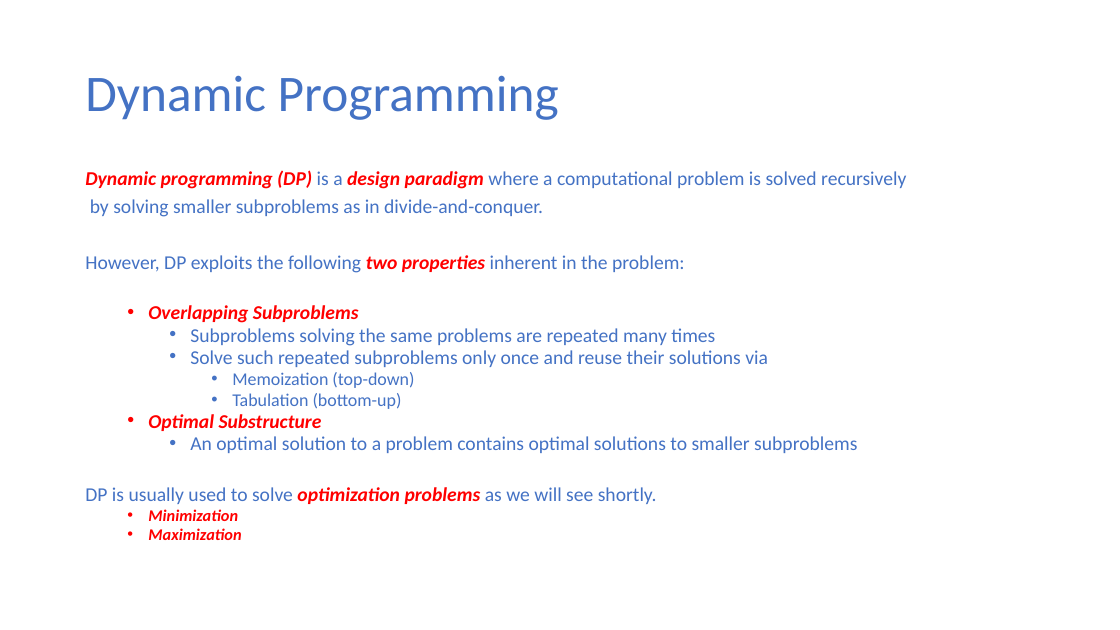
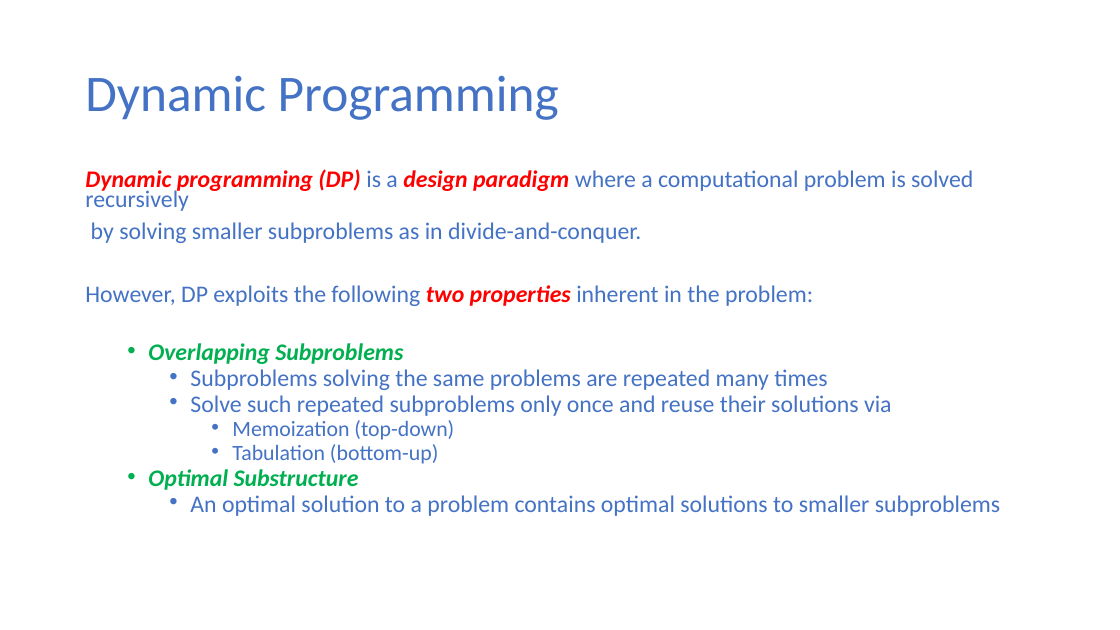
Before and after one commit to ekkapotc/EA2021, a slide deck: slide 13 of Slides/Lecture 7.pptx. Drawn at 1120x630 pixels with LibreOffice and Linux fonts; fonts in the diff are those of the drawing. Boxes give left, top, right and bottom in pixels: in the first picture for what was removed or moved away, otherwise in the second. Text is boxed around its words. In the diff, an @@ line names an element or a change of style, - is before the commit and + after.

Commit message:
Lecture 10

```diff
--- a/Slides/Lecture 7.pptx
+++ b/Slides/Lecture 7.pptx
@@ text "Dynamic programming (DP) is a ..." at [85, 169, 1000, 516]: size 16.8 to 20.4 pt; text colour #FF0000 to #00B050 in "Overlapping Subproblems", "Optimal Substructure"; size 15.4 to 18.7 pt in "Memoization (top-down)", "Tabulation (bottom-up)" @@
@@ text at [85, 487, 657, 540]: paragraphs removed @@
-DP is usually used to solve optimization problems as we will see shortly.
-  • Minimization
-  • Maximization
```
Also in this commit, not shown: 5 other slides changed, 7 other files.
